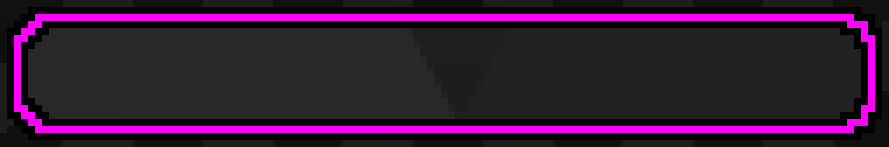
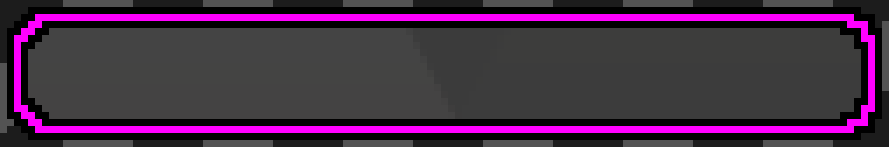
Layers edited between the first and the second 889×147 image:
renamed "graphite_pattern.png" to "graphite_pattern.png copy", opacity 67% → 75%, painted on it over (x1=28, y1=28, x2=861, y2=119)
removed layer "graphite_pattern_K.png" (was 75%) over (x1=0, y1=0, x2=889, y2=147)
